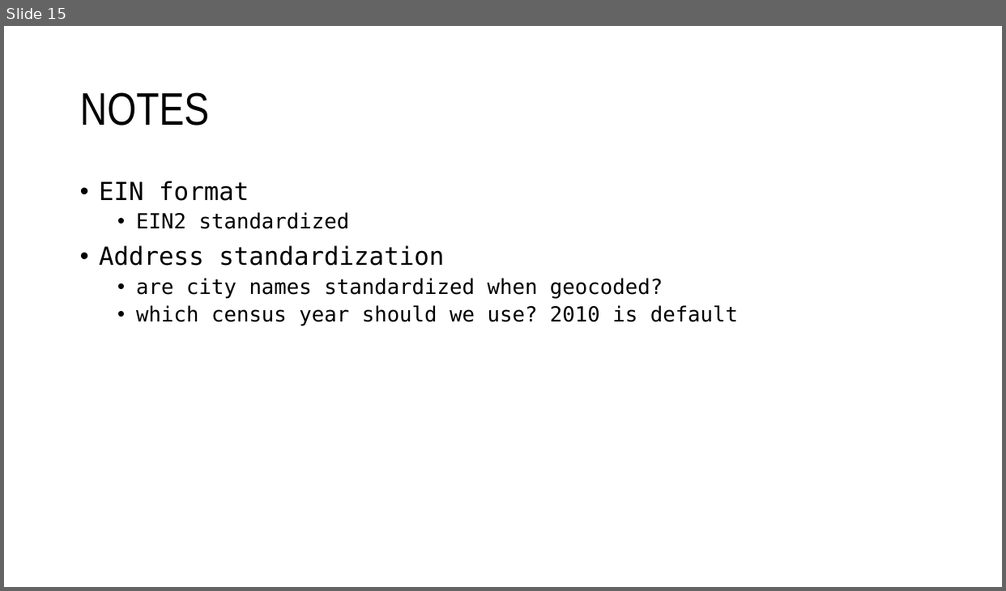
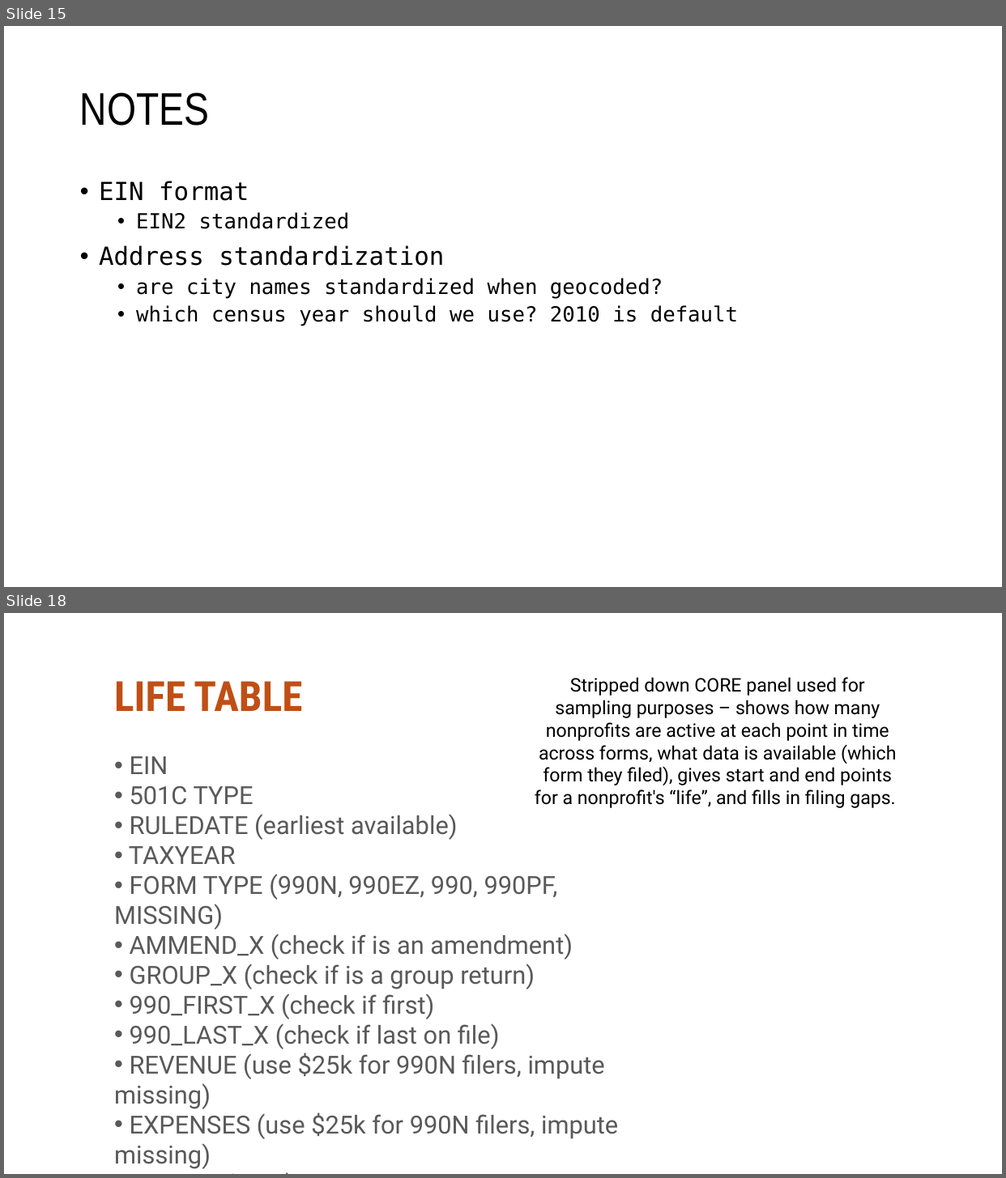
Before and after one commit to Nonprofit-Open-Data-Collective/metadata-standards, a slide deck: METADATA CODEBOOK.pptx. Shown one above the other, each under a label of ours: slide 15 before the commit, slides 15 and 18 after it; the slides between them are not shown. The pictures are 1006x591 and 1006x1178 pixels, drawn with LibreOffice and Linux fonts; fonts in the diff are those of the drawing. Boxes give left, top, right and bottom in pixels: in the first picture for what was removed or moved away, otherwise in the second. Text is boxed around its words. In the diff, an @@ line names an element or a change of style, - is before the commit and + after.

```diff
--- a/METADATA CODEBOOK.pptx
+++ b/METADATA CODEBOOK.pptx
@@ slide 18 added at box(4, 613, 1002, 1174), background #FFFFFF @@
@@ text added at box(114, 681, 618, 1169), 24 pt, text #595959 @@
+LIFE TABLE
+• EIN
+• 501C TYPE
+• RULEDATE (earliest available)
+• TAXYEAR
+• FORM TYPE (990N, 990EZ, 990, 990PF, MISSING)
+• AMMEND_X (check if is an amendment)
+• GROUP_X (check if is a group return)
+• 990_FIRST_X (check if first)
+• 990_LAST_X (check if last on file)
+• REVENUE (use $25k for 990N filers, impute missing)
+• EXPENSES (use $25k for 990N filers, impute missing)
+• ASSETS (use $0 for 990N filers, impute missing)
@@ text added at box(535, 677, 896, 808), 18 pt, text #000000 @@
+Stripped down CORE panel used for sampling purposes – shows how many nonprofits are active at each point in time across forms, what data is available (which form they filed), gives start and end points for a nonprofit's “life”, and fills in filing gaps.
```
Also in this commit, not shown: 2 other slides added.
